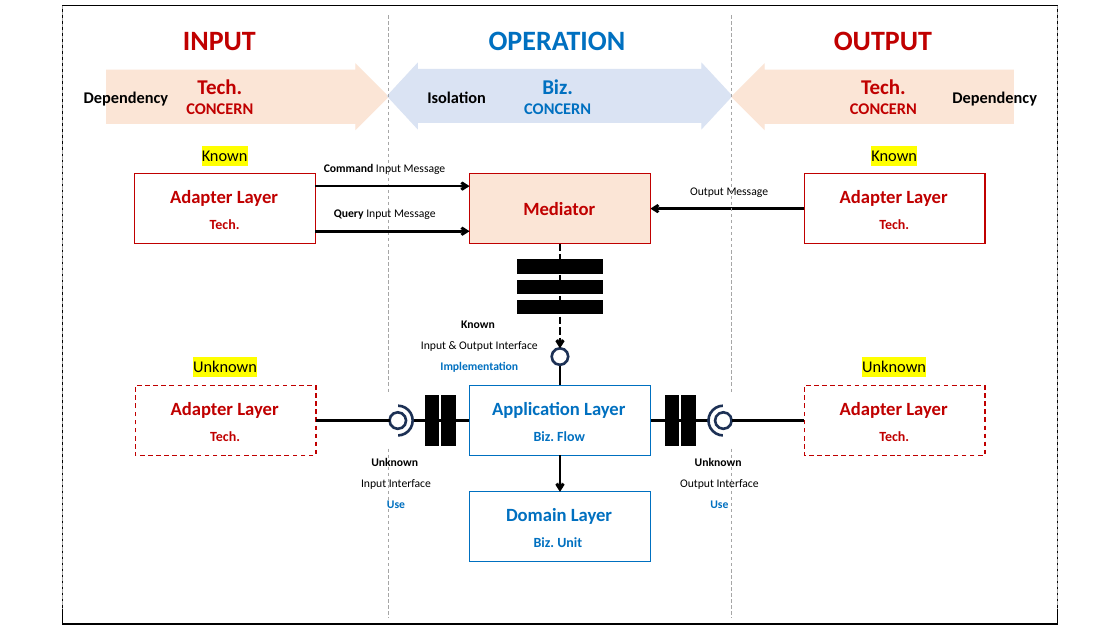
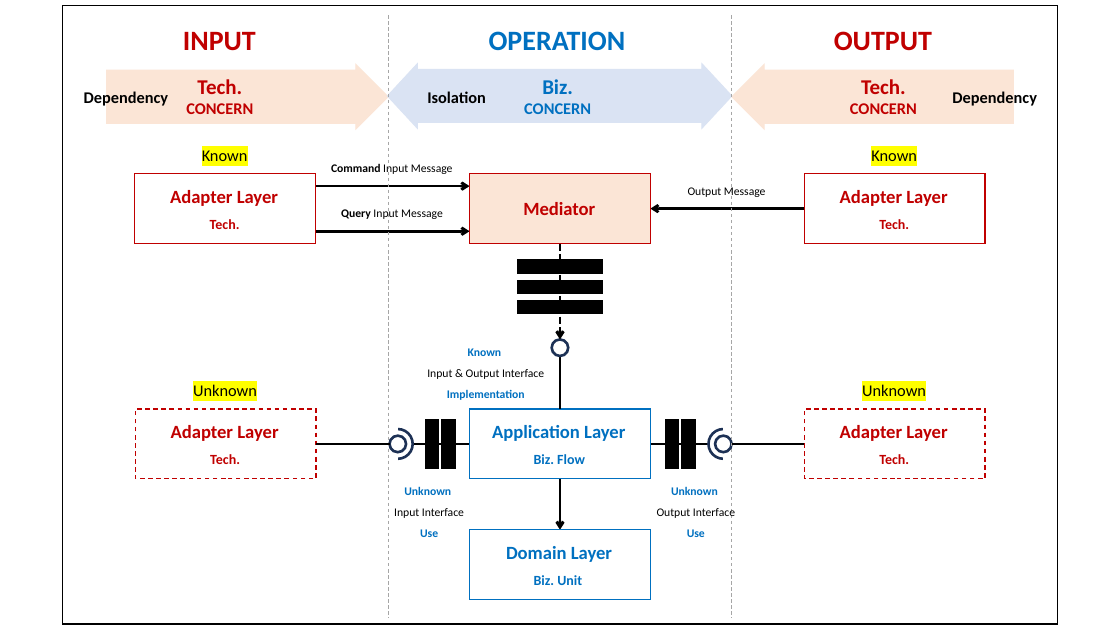
Before and after one commit to hhko/beyondcode, a slide deck: slide 19 of README.pptx (slide 18 before the commit). Drawn at 1120x630 pixels with LibreOffice and Linux fonts; fonts in the diff are those of the drawing. Boxes give left, top, right and bottom in pixels: in the first picture for what was removed or moved away, otherwise in the second. Text is boxed around its words. In the diff, an @@ line names an element or a change of style, - is before the commit and + after.

```diff
--- a/README.pptx
+++ b/README.pptx
@@ line removed from (62, 6) to (62, 608) @@
@@ line removed from (1058, 6) to (1058, 608) @@
@@ text "Command Input Message": place and size @@
-text "Command Input Message" at (324, 162, 446, 175)
+text "Command Input Message" at (331, 162, 453, 175)
@@ text "Query Input Message": place and size @@
-text "Query Input Message" at (334, 208, 436, 221)
+text "Query Input Message" at (341, 208, 443, 221)
@@ arrow moved from (560, 244) - (560, 349) to (560, 244) - (560, 339) @@
@@ text "Known": place and size @@
-text "Known" at (421, 320, 538, 372)
+text "Known" at (427, 348, 544, 400)
@@ text at (468, 348, 502, 356): text colour #000000 to #0070C0 in "Known" @@
@@ ellipse: place and size @@
-ellipse at (552, 349, 569, 365)
+ellipse at (552, 339, 569, 356)
@@ line moved from (560, 386) - (560, 365) to (560, 409) - (560, 356) @@
@@ 9 rectangles, 8 texts, 4 lines, 4 ellipses: place and size @@
-9 rectangles, 8 texts, 4 lines, 4 ellipses at (135, 360, 985, 455)
+9 rectangles, 8 texts, 4 lines, 4 ellipses at (135, 384, 985, 479)
@@ text "Unknown": place and size @@
-text "Unknown" at (361, 457, 431, 512)
+text "Unknown" at (394, 486, 464, 537)
@@ arrow moved from (560, 455) - (560, 492) to (560, 479) - (560, 530) @@
@@ text "Unknown": place and size @@
-text "Unknown" at (680, 457, 759, 508)
+text "Unknown" at (657, 487, 735, 537)
@@ text at (404, 486, 451, 495): text colour #000000 to #0070C0 in "Unknown" @@
@@ text at (671, 487, 718, 495): text colour #000000 to #0070C0 in "Unknown" @@
@@ 2 texts, 1 rectangle: place and size @@
-2 texts, 1 rectangle at (470, 492, 650, 562)
+2 texts, 1 rectangle at (470, 530, 650, 600)
```
Also in this commit, not shown: 17 other slides changed, 1 slide added, 20 other files.
